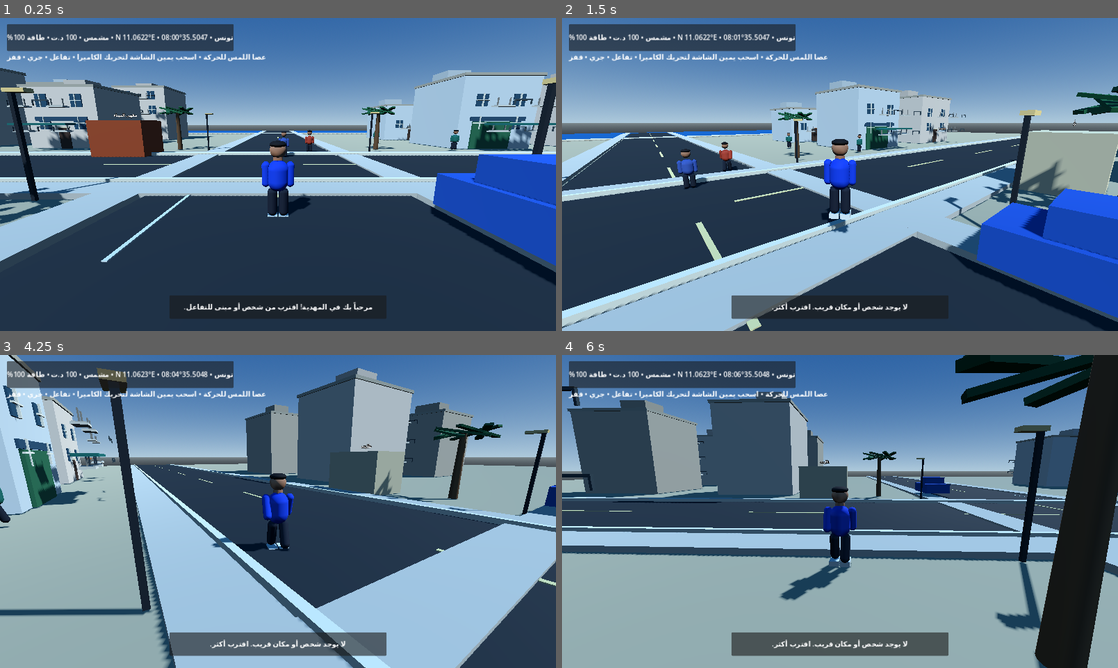
Above: before the commit, frames 1-4 (two rows, left to right).
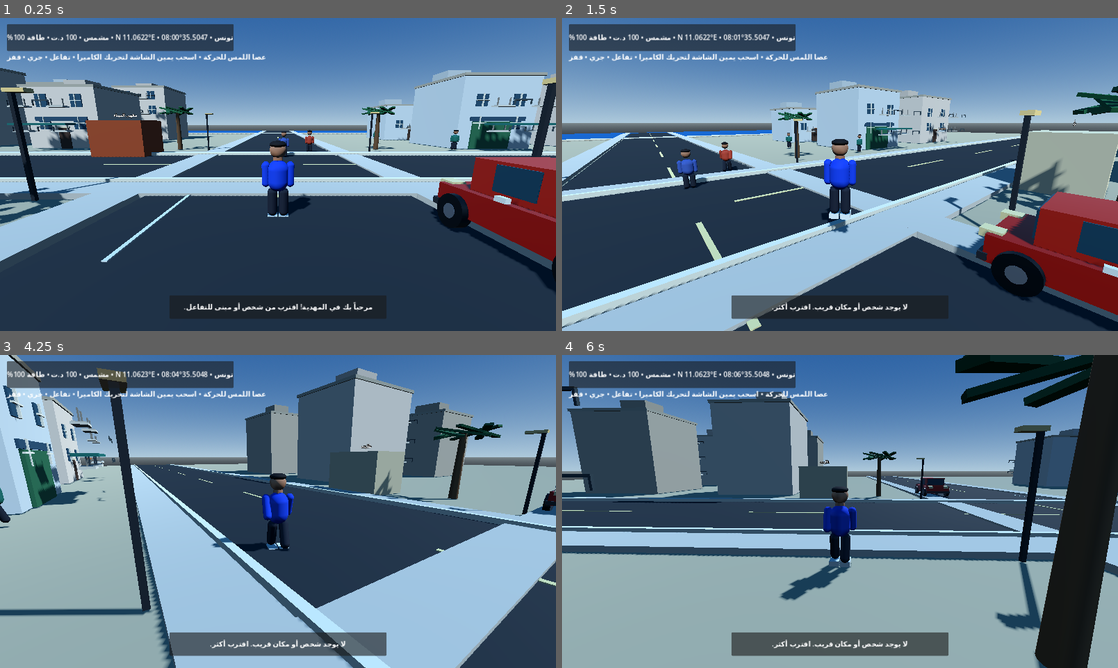
Above: after the commit, the same moments.

Repository: stevennpllk-crypto/REAL-LIFE-MAHDIA
Game: Godot game, scene res://scenes/Main.tscn
Two runs of this game, one before a commit and one after it. Both use one fixed random seed, a clock stepped at 60 frames per second and the inputs below.
Inputs (mouse positions are in pixels of both pictures, inside the frame that each line leads up to):
- Up to frame 1 (0.25 s): no input
- Up to frame 2 (1.5 s): tap Enter at 0.5 s; move the mouse to (867, 174) at 0.52 s; hold W (move_forward) from 0.53 s (still down); tap E (interact) at 0.6 s; tap Space (jump) at 0.77 s; move the mouse to (812, 174) at 1.27 s; tap Shift (run) at 1.35 s
- Up to frame 3 (4.25 s): keep holding W (move_forward); tap Space (jump) at 1.52, 3.02, 3.77 s; move the mouse to (289, 505) at 2.02 s; tap E (interact) at 2.1, 3.6 s; move the mouse to (272, 517) at 2.77 s; tap Shift (run) at 2.85 s; move the mouse to (316, 514) at 3.52 s
- Up to frame 4 (6 s): move the mouse to (795, 508) at 4.27 s; tap Shift (run) at 4.35, 5.85 s; tap Space (jump) at 4.52 s; move the mouse to (845, 511) at 5.02 s; tap E (interact) at 5.1 s; move the mouse to (817, 505) at 5.77 s; release W (move_forward) at 5.78 s; hold D (move_right) from 5.78 s (still down)

The runs differ from the first frame. In frame 1, 5.4% of the frame differs, in the area x 77-100%, y 43-88%; in frame 2, 7.5%, in the area x 69-100%, y 54-100%; in frame 3, 0.2%; in frame 4, 0.3%.

Commit message:
Upgrade vehicle exterior with glass, lights, wheels and better handling

Diff:
--- a/scripts/vehicle.gd
+++ b/scripts/vehicle.gd
@@ -1,53 +1,94 @@
 extends CharacterBody3D
 class_name MahdiaVehicle
 
-@export var acceleration := 10.0
-@export var max_speed := 18.0
-@export var turn_speed := 1.8
+@export var acceleration := 9.0
+@export var max_speed := 15.0
+@export var turn_speed := 1.45
 var driver: CharacterBody3D
 var speed := 0.0
+var wheels: Array[MeshInstance3D] = []
 
 func _ready() -> void:
-	var body := MeshInstance3D.new()
-	var mesh := BoxMesh.new()
-	mesh.size = Vector3(2.0, 0.8, 3.8)
-	body.mesh = mesh
-	body.position.y = 0.75
-	var mat := StandardMaterial3D.new()
-	mat.albedo_color = Color(0.12, 0.32, 0.68)
-	body.material_override = mat
-	add_child(body)
-	var cabin := MeshInstance3D.new()
-	var cabin_mesh := BoxMesh.new()
-	cabin_mesh.size = Vector3(1.65, 0.65, 1.7)
-	cabin.mesh = cabin_mesh
-	cabin.position = Vector3(0, 1.42, -0.15)
-	cabin.material_override = mat
-	add_child(cabin)
+	_build_car()
 	var collision := CollisionShape3D.new()
 	var shape := BoxShape3D.new()
-	shape.size = Vector3(2.0, 1.5, 3.8)
+	shape.size = Vector3(2.0, 1.45, 3.8)
 	collision.shape = shape
-	collision.position.y = 0.75
+	collision.position.y = 0.72
 	add_child(collision)
+
+func _mat(color: Color, metallic := 0.0) -> StandardMaterial3D:
+	var material := StandardMaterial3D.new()
+	material.albedo_color = color
+	material.metallic = metallic
+	material.roughness = 0.38
+	return material
+
+func _box(size: Vector3, pos: Vector3, color: Color, metallic := 0.0) -> MeshInstance3D:
+	var item := MeshInstance3D.new()
+	var mesh := BoxMesh.new()
+	mesh.size = size
+	item.mesh = mesh
+	item.position = pos
+	item.material_override = _mat(color, metallic)
+	add_child(item)
+	return item
+
+func _build_car() -> void:
+	var paint := Color(0.72, 0.12, 0.08)
+	var glass := _mat(Color(0.10, 0.22, 0.29), 0.25)
+	_box(Vector3(1.92, 0.58, 3.65), Vector3(0, 0.66, 0), paint, 0.35)
+	_box(Vector3(1.58, 0.78, 1.85), Vector3(0, 1.27, -0.18), Color(0.78, 0.16, 0.10), 0.3)
+	_box(Vector3(1.48, 0.55, 0.06), Vector3(0, 1.34, -1.12), Color(0.11, 0.23, 0.29))
+	_box(Vector3(1.48, 0.52, 0.06), Vector3(0, 1.34, 0.76), Color(0.11, 0.23, 0.29))
+	_box(Vector3(0.06, 0.52, 0.78), Vector3(-0.79, 1.34, -0.18), Color(0.12, 0.25, 0.31))
+	_box(Vector3(0.06, 0.52, 0.78), Vector3(0.79, 1.34, -0.18), Color(0.12, 0.25, 0.31))
+	_box(Vector3(2.0, 0.16, 0.18), Vector3(0, 0.48, -1.83), Color(0.22, 0.23, 0.24), 0.5)
+	_box(Vector3(2.0, 0.16, 0.18), Vector3(0, 0.48, 1.83), Color(0.22, 0.23, 0.24), 0.5)
+	for side in [-1.0, 1.0]:
+		_box(Vector3(0.32, 0.18, 0.42), Vector3(side * 0.66, 0.91, -1.78), Color(0.96, 0.88, 0.63), 0.2)
+		_box(Vector3(0.32, 0.18, 0.42), Vector3(side * 0.66, 0.91, 1.78), Color(0.72, 0.025, 0.018))
+		_box(Vector3(0.10, 0.10, 0.22), Vector3(side * 1.0, 1.03, -0.15), Color(0.88, 0.88, 0.82))
+		for z in [-1.22, 1.22]:
+			var wheel := MeshInstance3D.new()
+			var wheel_mesh := CylinderMesh.new()
+			wheel_mesh.top_radius = 0.39
+			wheel_mesh.bottom_radius = 0.39
+			wheel_mesh.height = 0.22
+			wheel.mesh = wheel_mesh
+			wheel.position = Vector3(side * 0.98, 0.42, z)
+			wheel.rotation_degrees.z = 90
+			wheel.material_override = _mat(Color(0.045, 0.05, 0.055))
+			add_child(wheel)
+			wheels.append(wheel)
+			var hub := MeshInstance3D.new()
+			var hub_mesh := CylinderMesh.new()
+			hub_mesh.top_radius = 0.17
+			hub_mesh.bottom_radius = 0.17
+			hub_mesh.height = 0.235
+			hub.mesh = hub_mesh
+			hub.position = wheel.position
+			hub.rotation_degrees.z = 90
+			hub.material_override = _mat(Color(0.58, 0.60, 0.62), 0.8)
+			add_child(hub)
 
 func _physics_process(delta: float) -> void:
 	if driver == null:
 		return
 	var throttle := Input.get_action_strength("move_forward") - Input.get_action_strength("move_back")
 	var steering := Input.get_action_strength("move_right") - Input.get_action_strength("move_left")
-	# Reuse the on-screen joystick while the player is driving.
-	if driver != null:
-		var touch_value: Variant = driver.get("move_vector")
-		if touch_value is Vector2 and touch_value.length() > 0.05:
-			var touch_input: Vector2 = touch_value
-			throttle = -touch_input.y
-			steering = touch_input.x
+	var touch_value: Variant = driver.get("move_vector")
+	if touch_value is Vector2 and touch_value.length() > 0.05:
+		var touch_input: Vector2 = touch_value
+		throttle = -touch_input.y
+		steering = touch_input.x
 	speed = move_toward(speed, throttle * max_speed, acceleration * delta)
-	rotation.y -= steering * turn_speed * delta * clampf(absf(speed) / 5.0, 0.0, 1.0)
+	rotation.y -= steering * turn_speed * delta * clampf(absf(speed) / 4.0, 0.0, 1.0)
 	velocity = -global_transform.basis.z * speed
 	velocity.y -= 9.8 * delta
 	move_and_slide()
+	for wheel in wheels:
+		wheel.rotate_object_local(Vector3(0, 0, 1), speed * delta / 0.39)
 	driver.global_position = global_position + Vector3(0, 1.8, 0)
 	if Input.is_action_just_pressed("interact"):
 		exit_vehicle()
